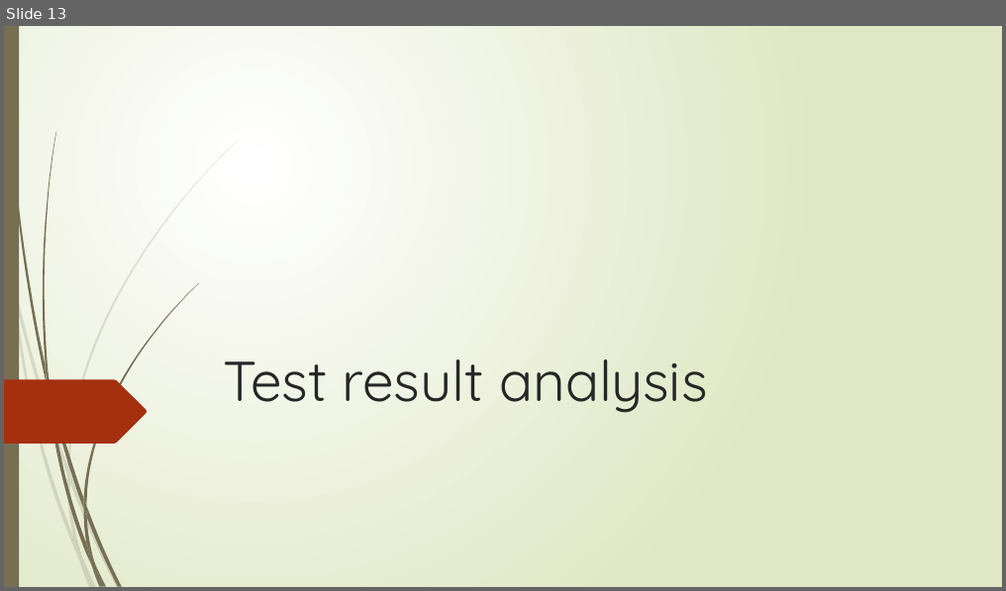
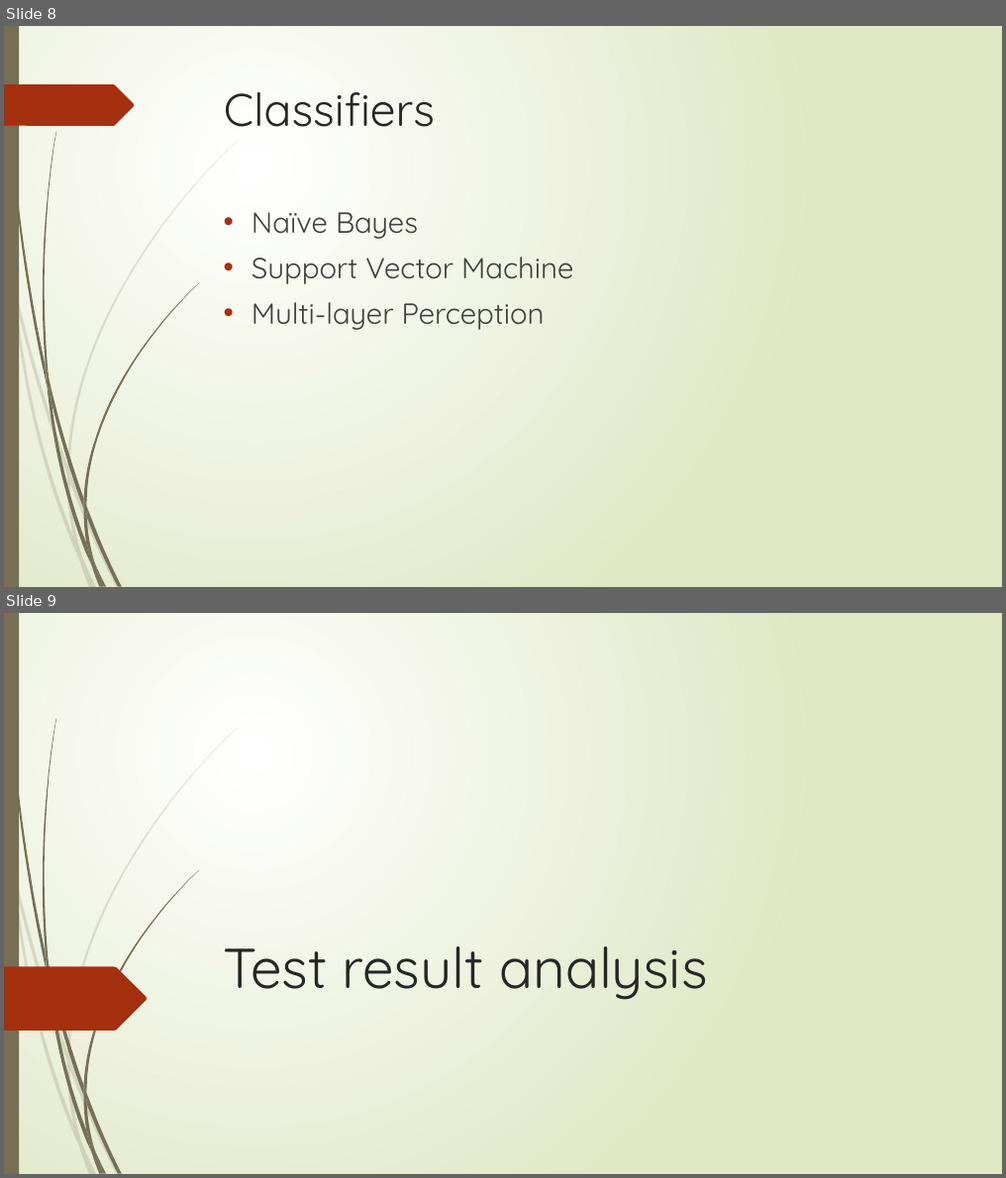
Before and after one commit to XiaokuanOSU/AI2report, a slide deck: PPTGroup10.pptx. Shown one above the other, each under a label of ours: slide 13 before the commit, slides 8 and 9 after it. The pictures are 1006x591 and 1006x1178 pixels, drawn with LibreOffice and Linux fonts; fonts in the diff are those of the drawing. Boxes give left, top, right and bottom in pixels: in the first picture for what was removed or moved away, otherwise in the second. Text is boxed around its words. In the diff, an @@ line names an element or a change of style, - is before the commit and + after.

```diff
--- a/PPTGroup10.pptx
+++ b/PPTGroup10.pptx
@@ slide 8 added at (4,26,1002,587), background gradient #FFFFFF to #DFE8C4; not listed: 23 template elements that a slide beside it also shows @@
@@ freeform shape added at (4,84,135,126), fill #A53010 @@
@@ title added at (224,92,435,127), 44 pt, text #262626 @@
+Classifiers
@@ text added at (252,212,573,330), 28 pt, text #404040 @@
+• Naïve Bayes
+• Support Vector Machine
+• Multi-layer Perception
@@ what was slide 13 is now slide 9 @@
```
Also in this commit, not shown: 3 slides changed, 5 other slides added, 6 slides removed.
